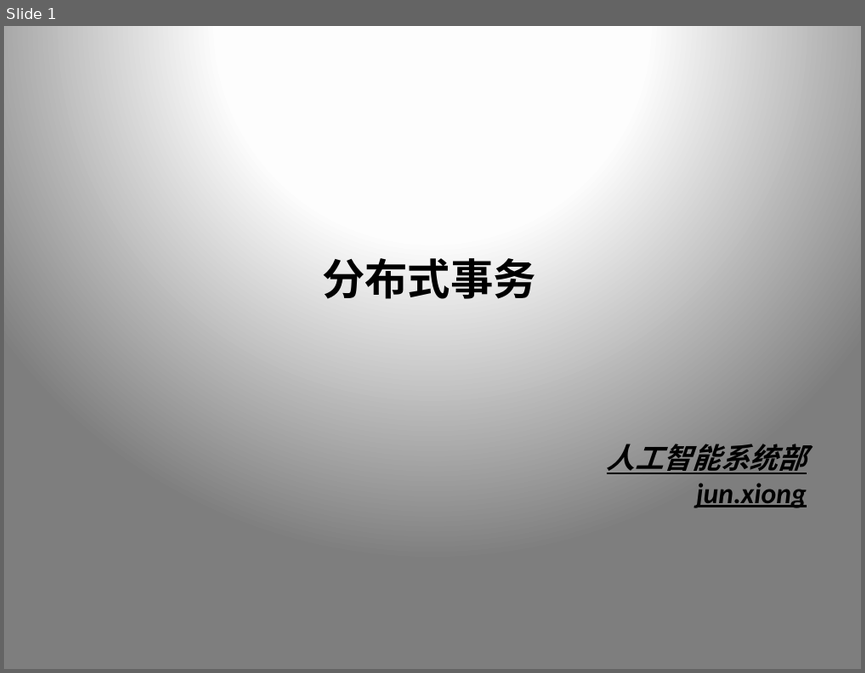
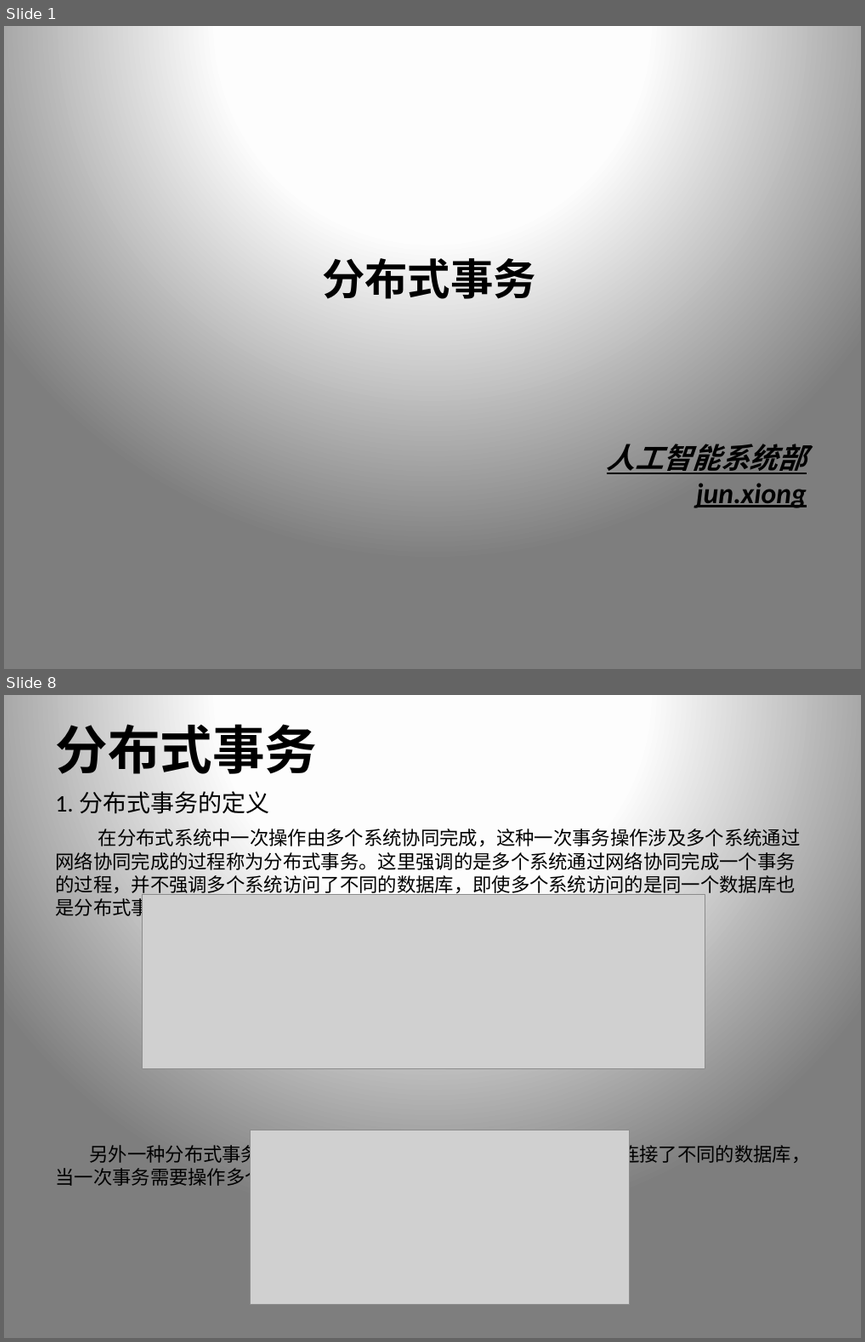
Before and after one commit to xiongpeter/study-notes, a slide deck: 我的.pptx. Shown one above the other, each under a label of ours: slide 1 before the commit, slides 1 and 8 after it; the slides between them are not shown. The pictures are 865x673 and 865x1342 pixels, drawn with LibreOffice and Linux fonts; fonts in the diff are those of the drawing; grey boxes stand for pictures. Boxes give left, top, right and bottom in pixels: in the first picture for what was removed or moved away, otherwise in the second. Text is boxed around its words. In the diff, an @@ line names an element or a change of style, - is before the commit and + after.

```diff
--- a/我的.pptx
+++ b/我的.pptx
@@ slide 8 added at [4, 695, 861, 1338], background gradient #FFFFFF to #FEFEFE to #7F7F7F @@
@@ title added at [55, 715, 317, 783], 44 pt, text #000000, bold @@
+分布式事务
@@ text added at [55, 791, 810, 1188], 16 pt, text #000000 @@
+1. 分布式事务的定义
+在分布式系统中一次操作由多个系统协同完成，这种一次事务操作涉及多个系统通过网络协同完成的过程称为分布式事务。这里强调的是多个系统通过网络协同完成一个事务的过程，并不强调多个系统访问了不同的数据库，即使多个系统访问的是同一个数据库也是分布式事务。
+另外一种分布式事务的表现是，一个应用程序使用了多个数据源连接了不同的数据库，当一次事务需要操作多个数据源，此时也属于分布式事务。
@@ picture added at [142, 895, 705, 1069] @@
@@ picture added at [250, 1130, 630, 1304] @@
```
Also in this commit, not shown: 10 slides changed, 3 other slides added, 2 slides removed.
